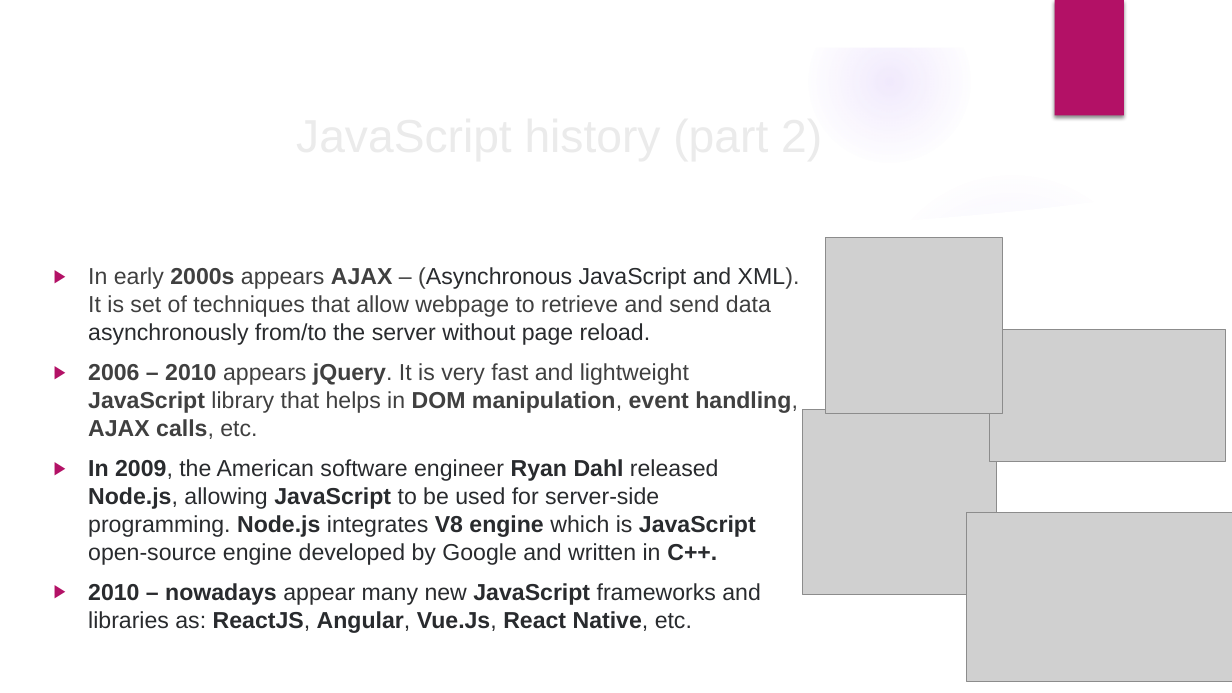
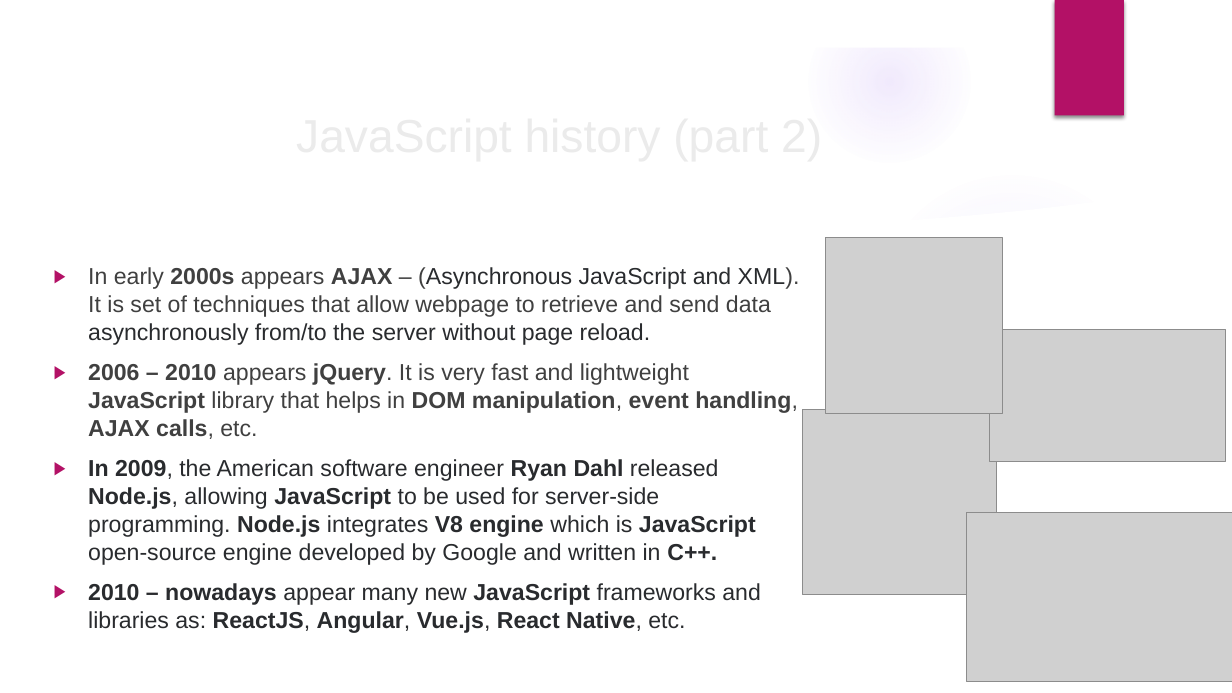
Before and after one commit to velizar92/TSK_Presentations, a slide deck: slide 3 of JS intro and overview.pptx. Drawn at 1232x693 pixels with LibreOffice and Linux fonts; fonts in the diff are those of the drawing; grey boxes stand for pictures; background and template pictures are left out. Boxes give left, top, right and bottom in pixels: in the first picture for what was removed or moved away, otherwise in the second. Text is boxed around its words. In the diff, an @@ line names an element or a change of style, - is before the commit and + after.

```diff
--- a/JS intro and overview.pptx
+++ b/JS intro and overview.pptx
@@ text at bbox=[88, 583, 761, 633]: text changed @@
-▶ 2010 – nowadays appear many new JavaScript frameworks and libraries as: ReactJS, Angular, Vue.Js, React Native, etc.
+▶ 2010 – nowadays appear many new JavaScript frameworks and libraries as: ReactJS, Angular, Vue.js, React Native, etc.
```
Also in this commit, not shown: 2 other slides changed.
